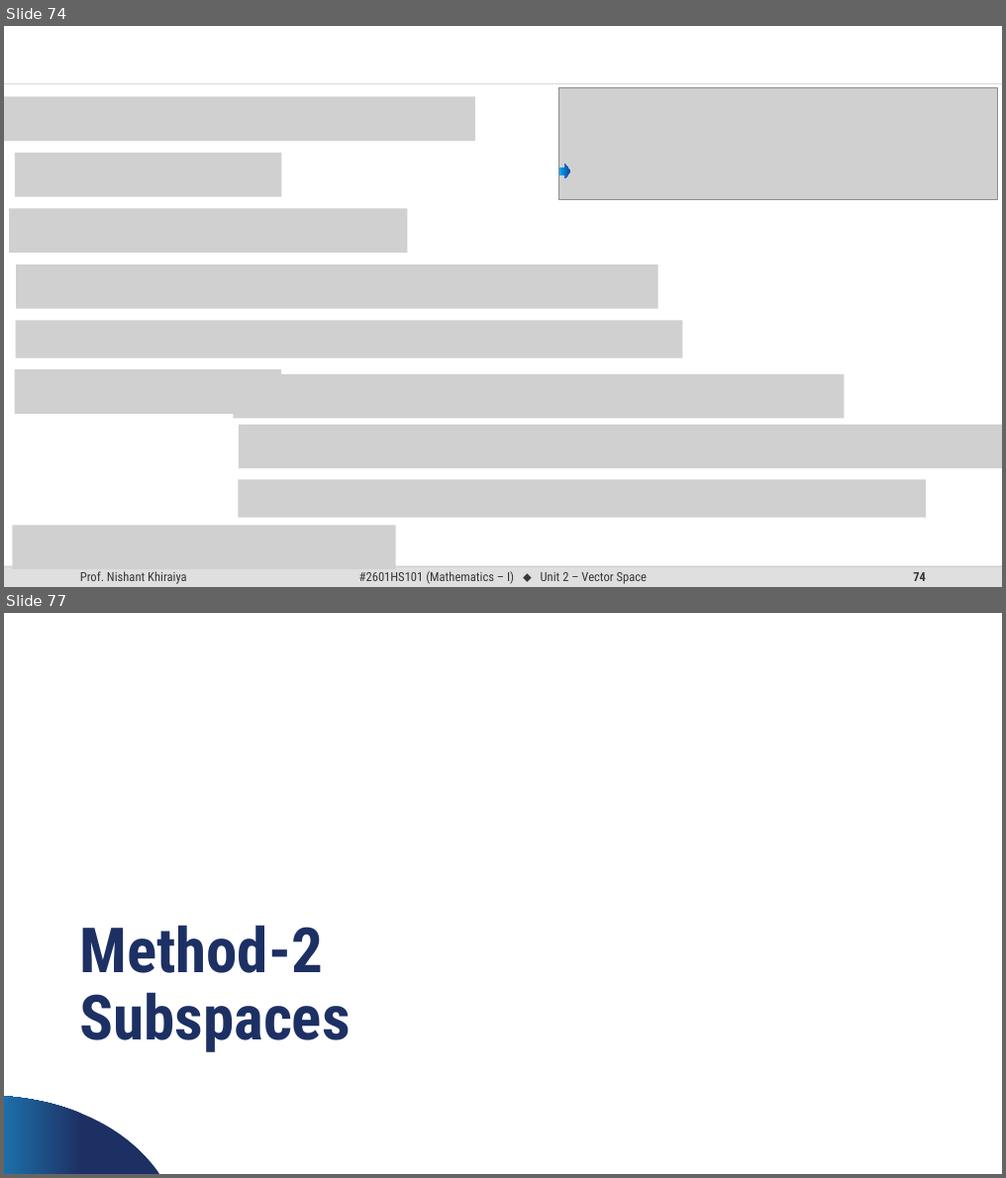
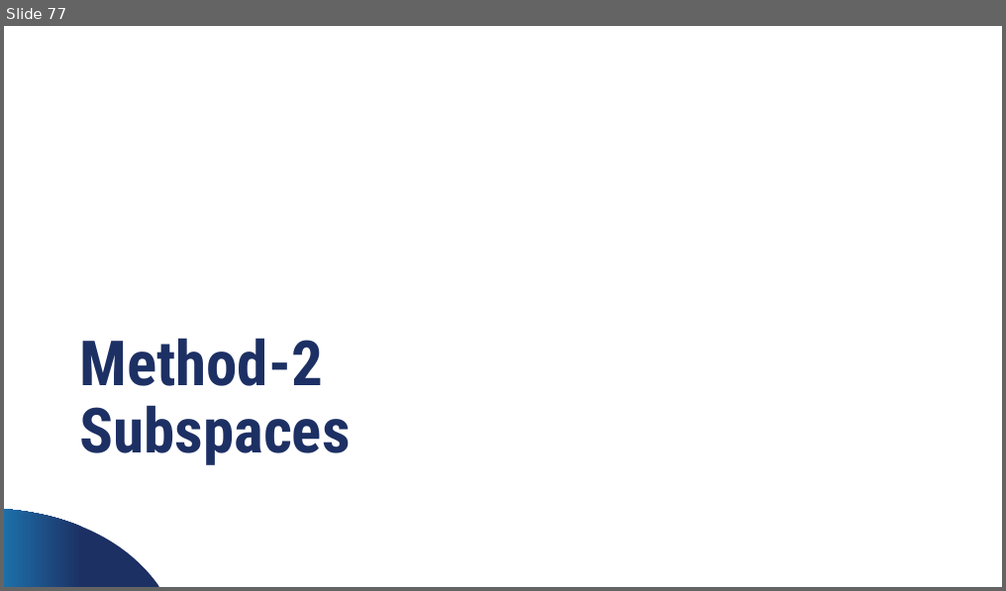
Before and after one commit to SiddharthTrivedi-2009/SEM-1, a slide deck: Material/MATHEMSTICS-1/Vector Space PPT.pptx. Shown one above the other, each under a label of ours: slides 74 and 77 before the commit, slide 77 after it; the slides between them are not shown. The pictures are 1006x1178 and 1006x591 pixels, drawn with LibreOffice and Linux fonts; fonts in the diff are those of the drawing; grey boxes stand for pictures; background and template pictures are left out. Boxes give left, top, right and bottom in pixels: in the first picture for what was removed or moved away, otherwise in the second. Text is boxed around its words. In the diff, an @@ line names an element or a change of style, - is before the commit and + after.

```diff
--- a/Material/MATHEMSTICS-1/Vector Space PPT.pptx
+++ b/Material/MATHEMSTICS-1/Vector Space PPT.pptx
@@ slide 74 removed at [4,26,1002,587], background #FFFFFF @@
@@ line removed from (4, 84) to (1002, 84) @@
@@ picture removed at [4,97,475,141] @@
@@ picture removed at [559,88,997,199] @@
@@ picture removed at [15,153,282,196] @@
@@ right arrow removed at [559,164,571,178] @@
@@ picture removed at [9,209,408,253] @@
@@ picture removed at [16,265,658,309] @@
@@ picture removed at [15,320,682,359] @@
@@ picture removed at [15,370,281,414] @@
@@ picture removed at [233,374,844,418] @@
@@ picture removed at [239,425,1002,470] @@
@@ picture removed at [239,479,927,518] @@
@@ picture removed at [12,525,395,570] @@
@@ rectangle removed at [882,521,991,555] @@
@@ rounded rectangle removed at [4,567,1002,587] @@
@@ line removed from (4, 567) to (1002, 567) @@
@@ text removed at [80,571,187,584] @@
-Prof. Nishant Khiraiya
@@ text removed at [359,571,647,584] @@
-#2601HS101 (Mathematics – I) ⬥ Unit 2 – Vector Space
@@ page number removed at [913,572,926,581] @@
-74
```
Also in this commit, not shown: 87 slides changed, 5 slides added, 4 other slides removed, 34 other files.
